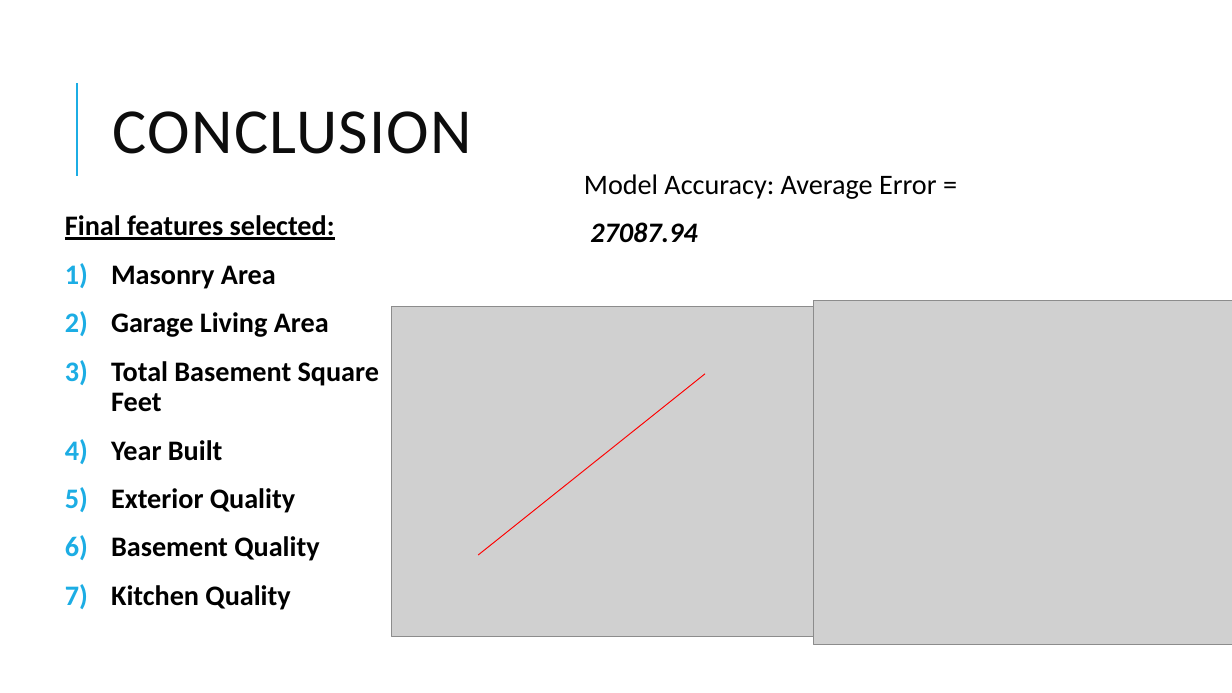
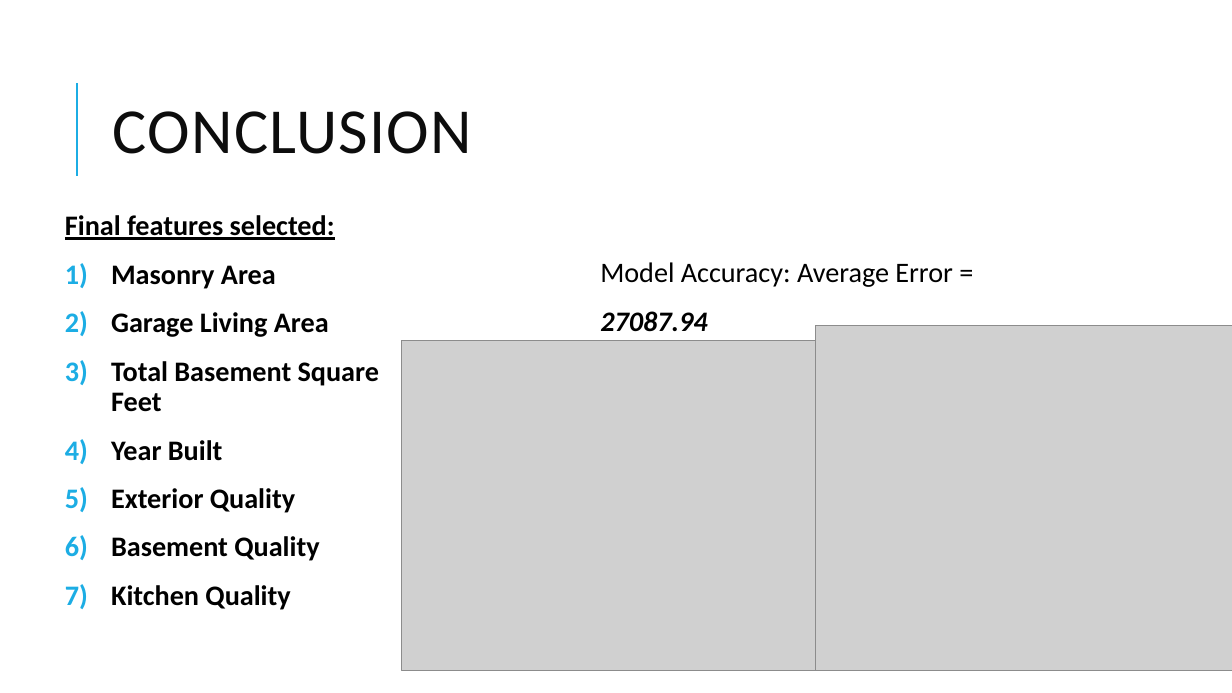
Before and after one commit to Abikannappan/AMES_HouseSalePricePrediction, a slide deck: slide 9 of Presentation Slides/DSI Project 02_Final - Technical.pptx. Drawn at 1232x693 pixels with LibreOffice and Linux fonts; fonts in the diff are those of the drawing; grey boxes stand for pictures. Boxes give left, top, right and bottom in pixels: in the first picture for what was removed or moved away, otherwise in the second. Text is boxed around its words. In the diff, an @@ line names an element or a change of style, - is before the commit and + after.

```diff
--- a/Presentation Slides/DSI Project 02_Final - Technical.pptx
+++ b/Presentation Slides/DSI Project 02_Final - Technical.pptx
@@ text "Model Accuracy: Average Error =": place and size @@
-text "Model Accuracy: Average Error =" at box(584, 174, 937, 243)
+text "Model Accuracy: Average Error =" at box(600, 262, 953, 332)
@@ picture: place and size @@
-picture at box(813, 300, 1232, 645)
+picture at box(816, 326, 1232, 671)
@@ picture: place and size @@
-picture at box(392, 307, 820, 637)
+picture at box(402, 341, 830, 671)
@@ line removed from (479, 555) to (705, 374) @@
```
Also in this commit, not shown: 4 other slides changed, 5 other files.
